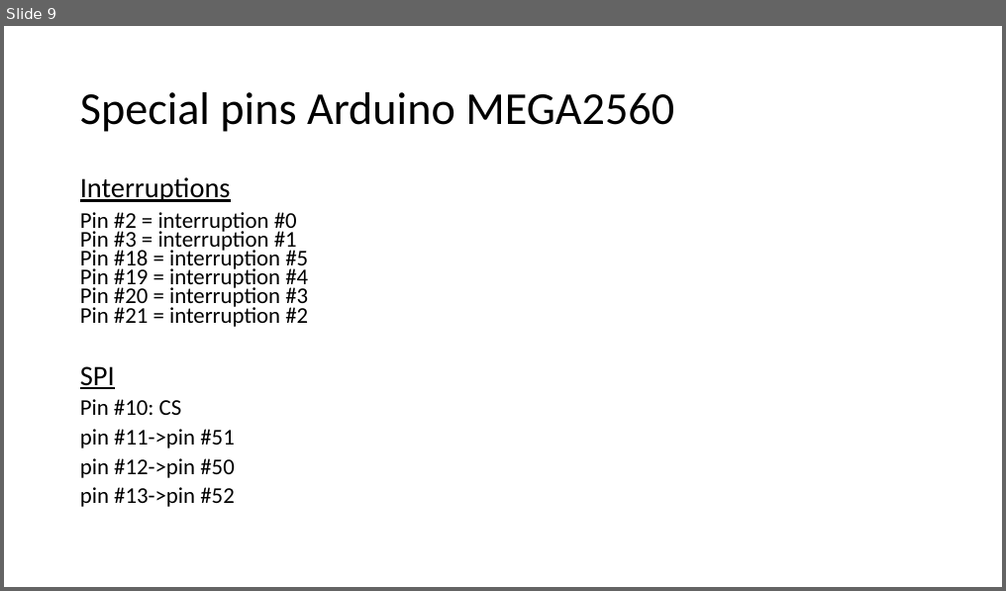
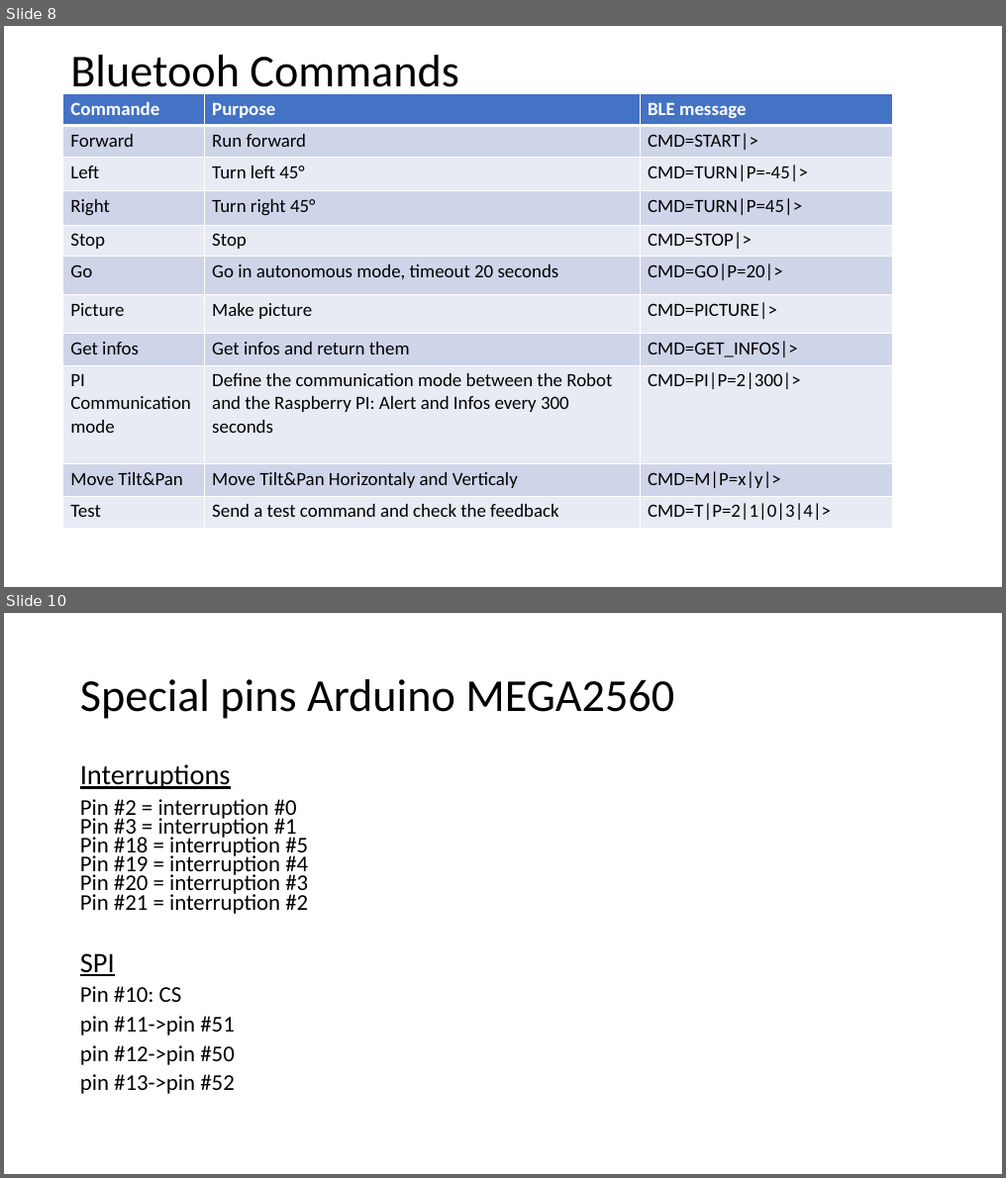
Before and after one commit to RobotEdh/RobotMicroControl, a slide deck: libraries/Diagramm Robot v2.pptx. Shown one above the other, each under a label of ours: slide 9 before the commit, slides 8 and 10 after it; the slides between them are not shown. The pictures are 1006x591 and 1006x1178 pixels, drawn with LibreOffice and Linux fonts; fonts in the diff are those of the drawing. Boxes give left, top, right and bottom in pixels: in the first picture for what was removed or moved away, otherwise in the second. Text is boxed around its words. In the diff, an @@ line names an element or a change of style, - is before the commit and + after.

Commit message:
Improve GO command and tilt pan

```diff
--- a/libraries/Diagramm Robot v2.pptx
+++ b/libraries/Diagramm Robot v2.pptx
@@ slide 8 added at (x1=4, y1=26, x2=1002, y2=587), background #FFFFFF @@
@@ title added at (x1=70, y1=55, x2=458, y2=98), 44 pt, text #000000 @@
+Bluetooh Commands
@@ table added at (x1=63, y1=94, x2=893, y2=527), 11 rows, 3 columns @@
+Commande | Purpose | BLE message
+Forward | Run forward | CMD=START|>
+Left | Turn left 45° | CMD=TURN|P=-45|>
+Right | Turn right 45° | CMD=TURN|P=45|>
+Stop | Stop | CMD=STOP|>
+Go | Go in autonomous mode, timeout 20 seconds | CMD=GO|P=20|>
+Picture | Make picture | CMD=PICTURE|>
+Get infos | Get infos and return them | CMD=GET_INFOS|>
+PI Communication mode | Define the communication mode between the Robot and the Raspberry PI: Alert and Infos every 300 seconds | CMD=PI|P=2|300|>
+Move Tilt&Pan | Move Tilt&Pan Horizontaly and Verticaly | CMD=M|P=x|y|>
+Test | Send a test command and check the feedback | CMD=T|P=2|1|0|3|4|>
@@ what was slide 9 is now slide 10 @@
```
Also in this commit, not shown: 2 slides changed, 6 other files.
